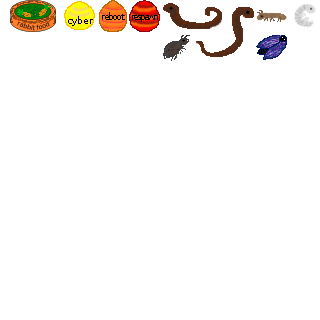
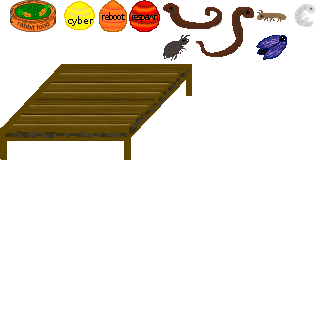
Layered file, before and after one edit (320x320). Changes by layer:
added layer "tisch" above "Eingefügte Ebene #2" over [0, 64, 192, 160]
added layer "Eingefügte Ebene #2" above "engerling 2" over [9, 67, 186, 132]
